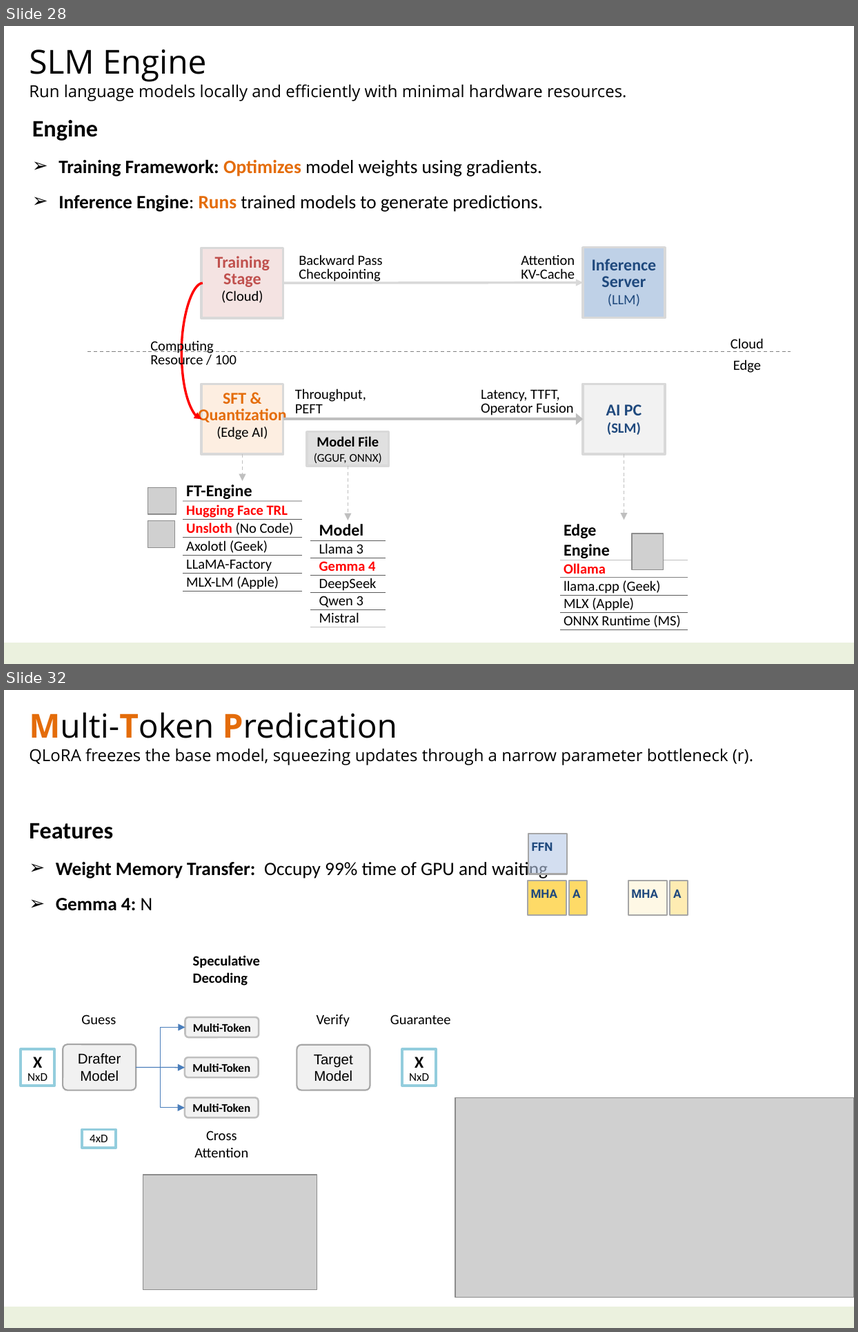
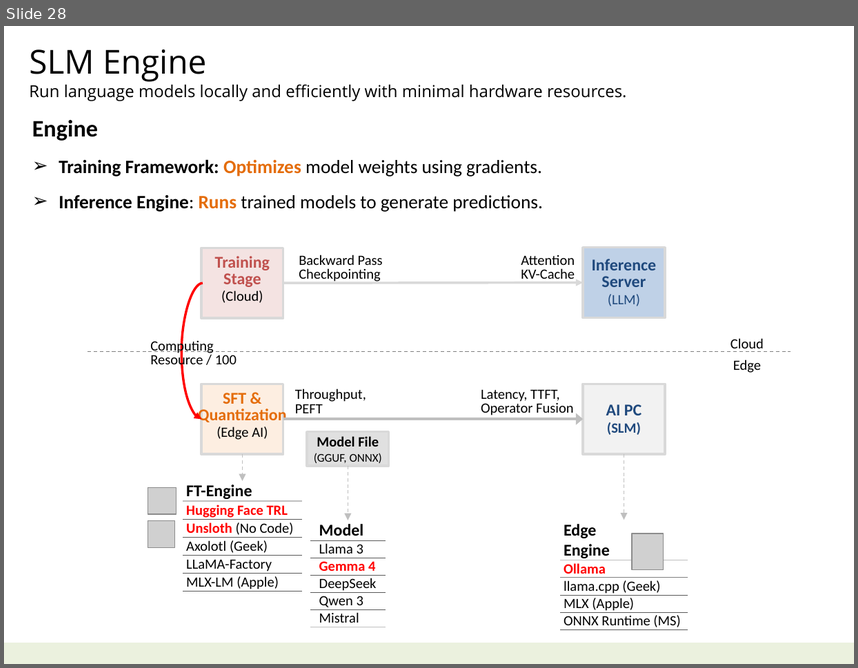
Before and after one commit to navibator/crazy-ai, a slide deck: ai-gemma.pptx. Shown one above the other, each under a label of ours: slides 28 and 32 before the commit, slide 28 after it; the slides between them are not shown. The pictures are 858x1332 and 858x668 pixels, drawn with LibreOffice and Linux fonts; fonts in the diff are those of the drawing; grey boxes stand for pictures. Boxes give left, top, right and bottom in pixels: in the first picture for what was removed or moved away, otherwise in the second. Text is boxed around its words. In the diff, an @@ line names an element or a change of style, - is before the commit and + after.

Commit message:
gemma

```diff
--- a/ai-gemma.pptx
+++ b/ai-gemma.pptx
@@ slide 32 removed at [4, 690, 854, 1328], background #FFFFFF; not listed: 1 template element that a slide beside it also shows @@
@@ text removed at [29, 712, 753, 765] @@
-Multi-Token Predication
-QLoRA freezes the base model, squeezing updates through a narrow parameter bottleneck (r).
@@ text removed at [29, 822, 548, 911] @@
-Features
-➢ Weight Memory Transfer: Occupy 99% time of GPU and waiting
-➢ Gemma 4: N
@@ rectangle removed at [528, 834, 568, 874] @@
-FFN
@@ rectangle removed at [528, 880, 567, 915] @@
-MHA
@@ rectangle removed at [569, 880, 587, 915] @@
-A
@@ rectangle removed at [628, 880, 667, 915] @@
-MHA
@@ rectangle removed at [670, 880, 688, 915] @@
-A
@@ text removed at [193, 955, 260, 985] @@
-Speculative
-Decoding
@@ text removed at [81, 1014, 116, 1024] @@
-Guess
@@ rounded rectangle removed at [185, 1017, 259, 1038] @@
-Multi-Token
@@ text removed at [317, 1014, 350, 1027] @@
-Verify
@@ text removed at [390, 1014, 451, 1024] @@
-Guarantee
@@ elbow arrow removed from (136, 1067) to (185, 1027) @@
@@ rectangle removed at [21, 1049, 55, 1085] @@
-X
-NxD
@@ rounded rectangle removed at [63, 1045, 136, 1090] @@
-Drafter
-Model
@@ rounded rectangle removed at [185, 1057, 259, 1078] @@
-Multi-Token
@@ rounded rectangle removed at [297, 1045, 370, 1090] @@
-Target
-Model
@@ rectangle removed at [403, 1049, 437, 1085] @@
-X
-NxD
@@ elbow arrow removed from (136, 1067) to (185, 1107) @@
@@ arrow removed from (136, 1067) to (185, 1067) @@
@@ rounded rectangle removed at [185, 1097, 259, 1118] @@
-Multi-Token
@@ picture removed at [455, 1097, 854, 1296] @@
@@ rectangle removed at [82, 1130, 116, 1148] @@
-4xD
@@ text removed at [194, 1130, 248, 1157] @@
-Cross
-Attention
@@ picture removed at [143, 1174, 316, 1290] @@
```
Also in this commit, not shown: 6 slides changed, 1 slide added, 1 other slide removed.
